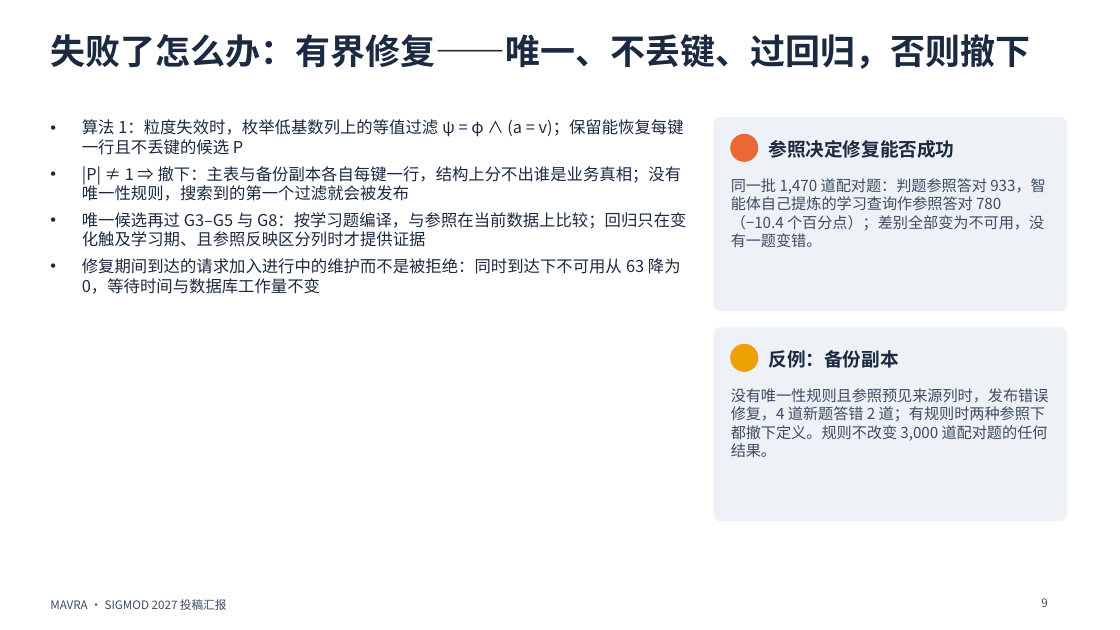
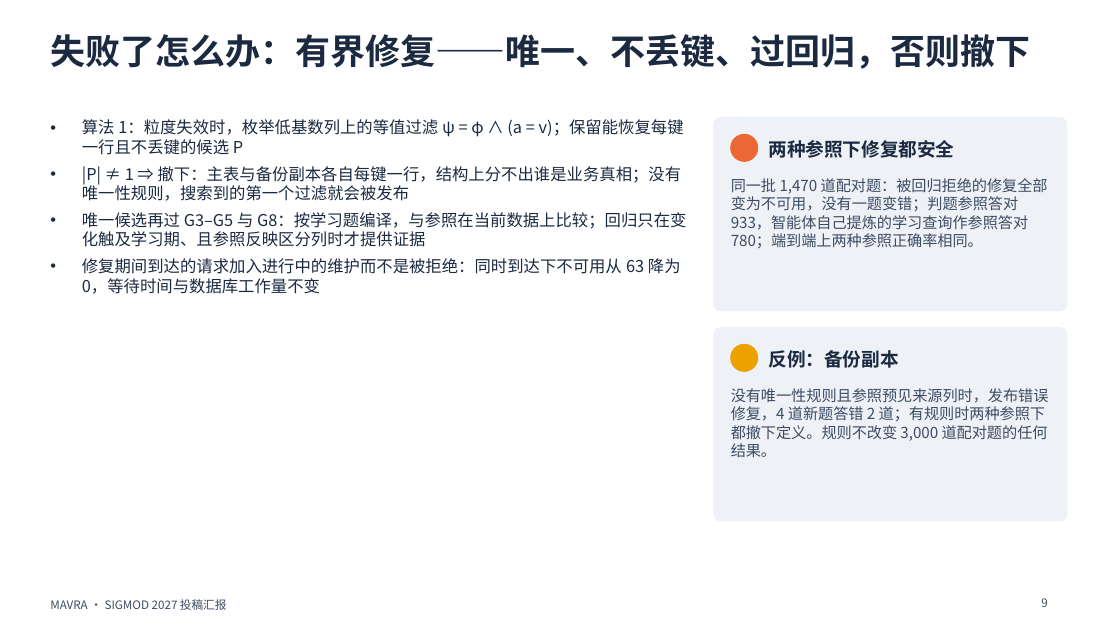
Before and after one commit to mmmttt000045/agent4db-adapter, a slide deck: slide 9 of docs/mavra-report-2026-10-03.pptx. Drawn at 1120x630 pixels with LibreOffice and Linux fonts; fonts in the diff are those of the drawing. Boxes give left, top, right and bottom in pixels: in the first picture for what was removed or moved away, otherwise in the second. Text is boxed around its words. In the diff, an @@ line names an element or a change of style, - is before the commit and + after.

```diff
--- a/docs/mavra-report-2026-10-03.pptx
+++ b/docs/mavra-report-2026-10-03.pptx
@@ text at [769,140,955,158]: text changed @@
-参照决定修复能否成功
+两种参照下修复都安全
@@ text at [731,178,1048,249]: text changed @@
-同一批 1,470 道配对题：判题参照答对 933，智能体自己提炼的学习查询作参照答对 780（−10.4 个百分点）；差别全部变为不可用，没有一题变错。
+同一批 1,470 道配对题：被回归拒绝的修复全部变为不可用，没有一题变错；判题参照答对 933，智能体自己提炼的学习查询作参照答对 780；端到端上两种参照正确率相同。
```
Also in this commit, not shown: 2 other slides changed, 1 other file.
